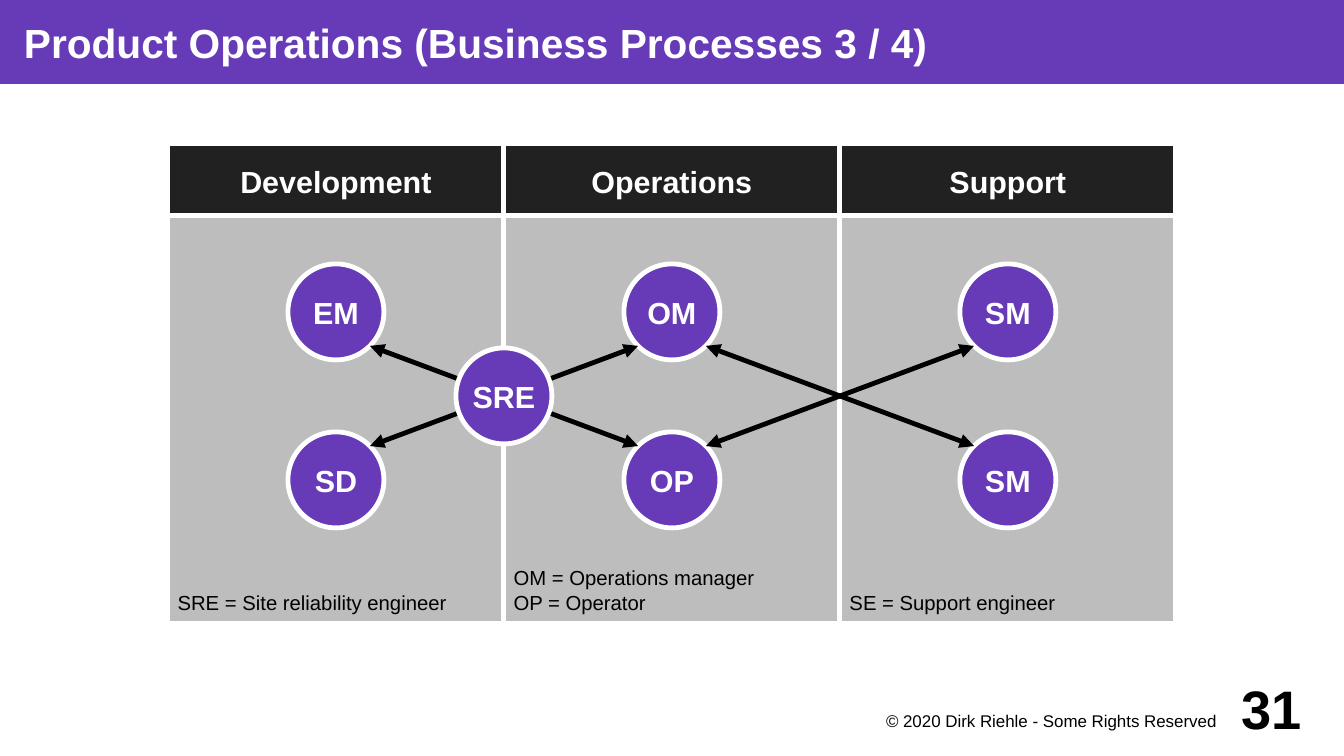
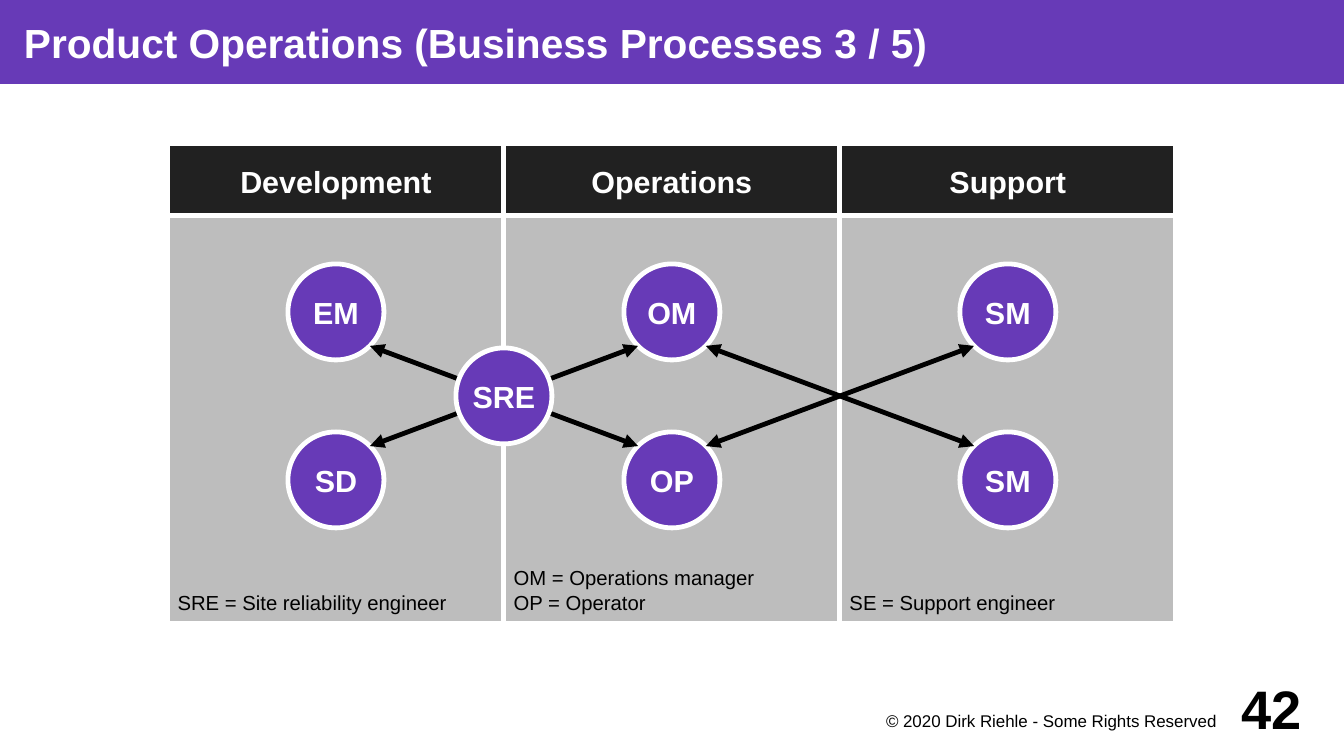
Before and after one commit to dirkriehle/coss-course, a slide deck: slide 42 of Lecture slides/COSS B03 - Software Vendors.odp (slide 31 before the commit). Drawn at 1344x756 pixels with LibreOffice and Linux fonts; fonts in the diff are those of the drawing. Boxes give left, top, right and bottom in pixels: in the first picture for what was removed or moved away, otherwise in the second. Text is boxed around its words. In the diff, an @@ line names an element or a change of style, - is before the commit and + after.

```diff
--- a/Lecture slides/COSS B03 - Software Vendors.odp
+++ b/Lecture slides/COSS B03 - Software Vendors.odp
@@ title at <box>24,28,927,65</box>: text changed @@
-Product Operations (Business Processes 3 / 4)
+Product Operations (Business Processes 3 / 5)
@@ page number at <box>1242,691,1302,729</box>: text changed @@
-31
+42
```
Also in this commit, not shown: 28 other slides changed, 11 slides added, 2 slides removed, 5 other files.
